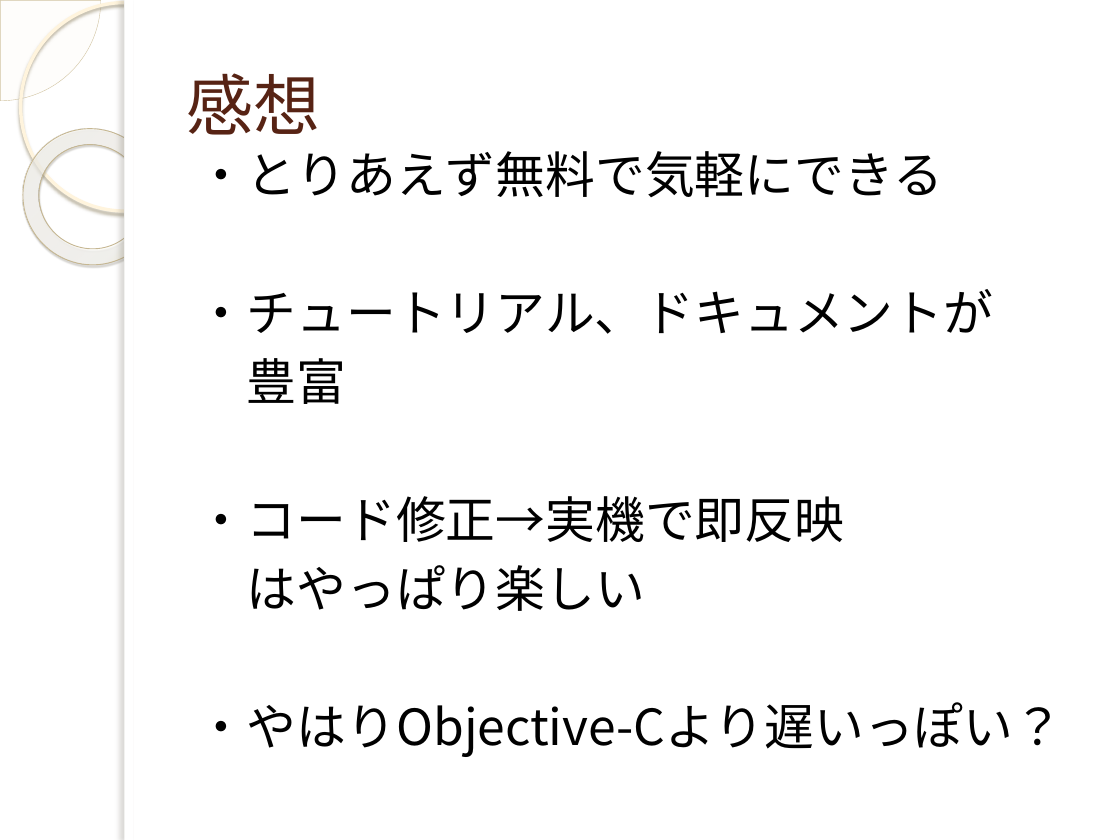
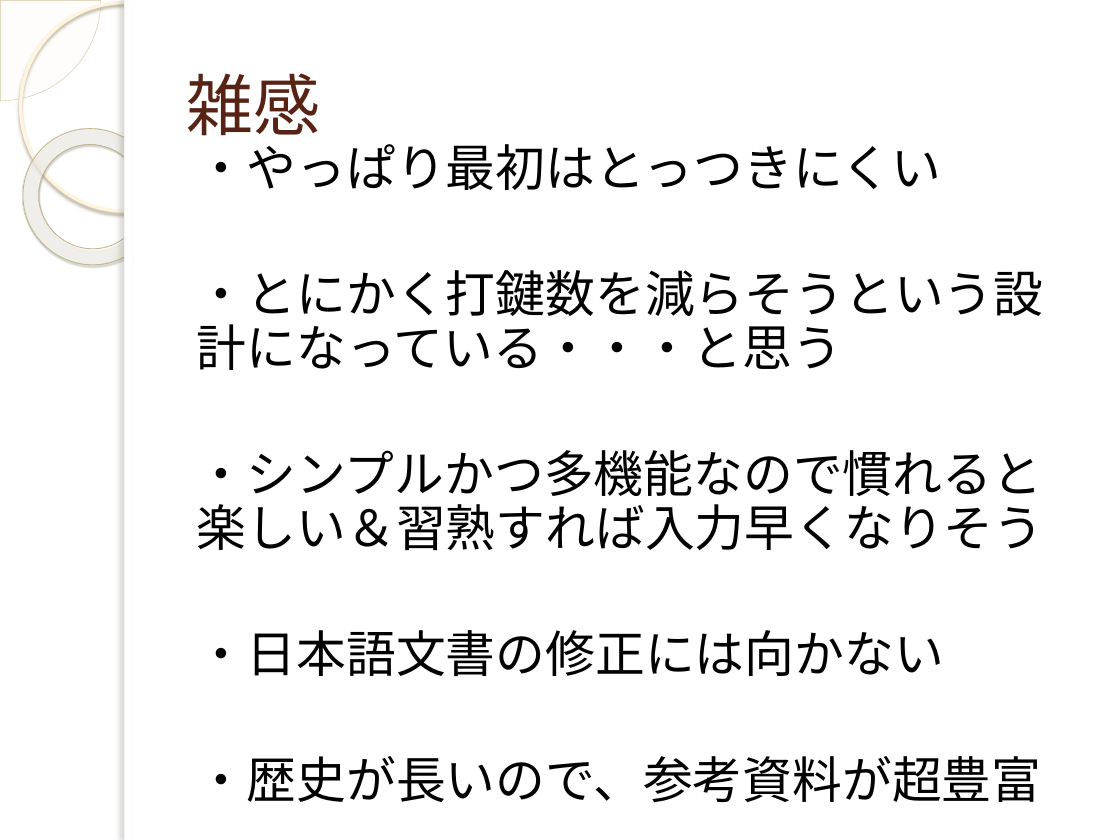
Before and after one commit to yuridonus/FEstudy, a slide deck: slide 31 of vimmer.pptx (slide 32 before the commit). Drawn at 1120x840 pixels with LibreOffice and Linux fonts; fonts in the diff are those of the drawing; background and template pictures are left out. Boxes give left, top, right and bottom in pixels: in the first picture for what was removed or moved away, otherwise in the second. Text is boxed around its words. In the diff, an @@ line names an element or a change of style, - is before the commit and + after.

```diff
--- a/vimmer.pptx
+++ b/vimmer.pptx
@@ title at bbox=[187, 73, 321, 147]: text changed @@
-感想
+雑感
@@ text at bbox=[197, 144, 1044, 803]: text changed @@
-・とりあえず無料で気軽にできる
-・チュートリアル、ドキュメントが
-豊富
-・コード修正→実機で即反映
-はやっぱり楽しい
-・やはりObjective-Cより遅いっぽい？
+・やっぱり最初はとっつきにくい
+・とにかく打鍵数を減らそうという設計になっている・・・と思う
+・シンプルかつ多機能なので慣れると楽しい＆習熟すれば入力早くなりそう
+・日本語文書の修正には向かない
+・歴史が長いので、参考資料が超豊富
```
Also in this commit, not shown: 13 other slides changed, 9 slides added, 9 slides removed.
